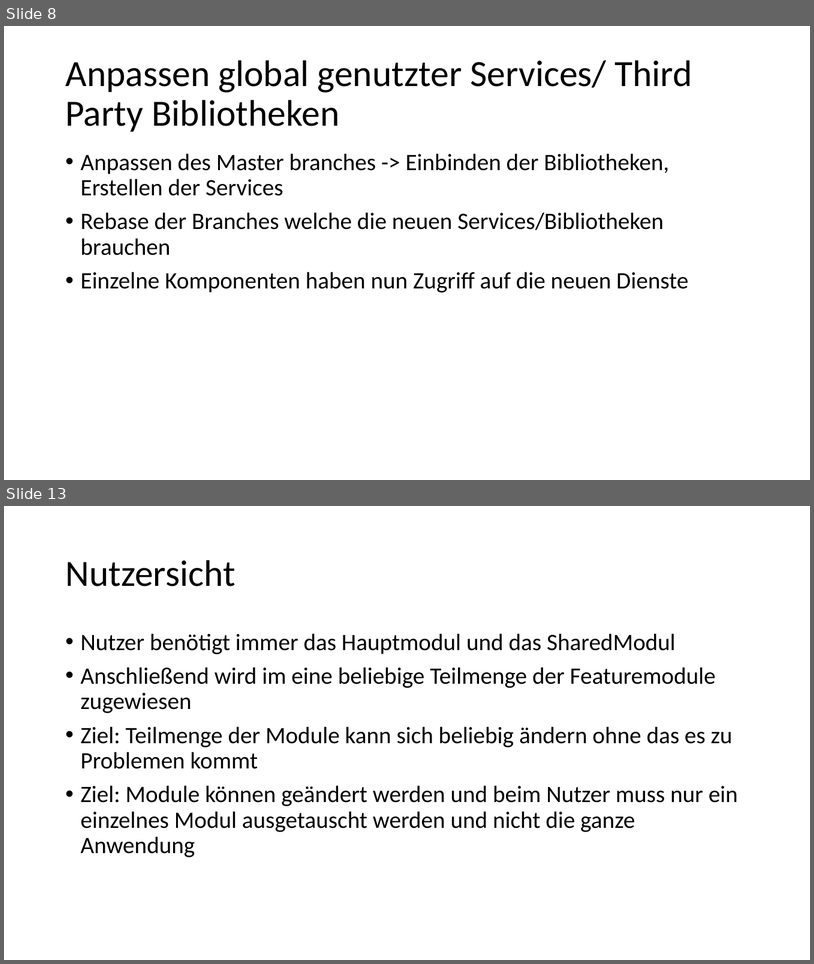
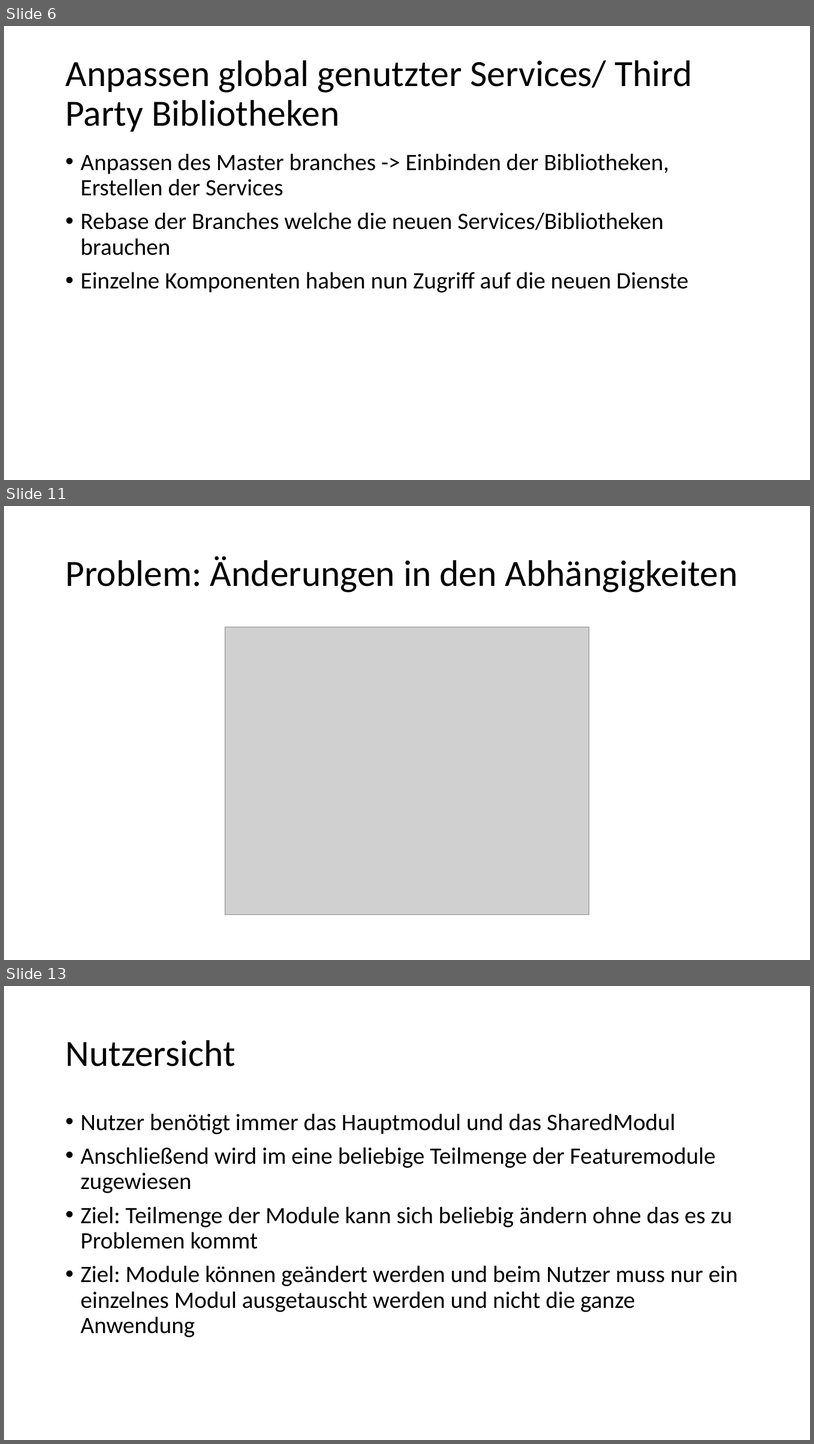
Before and after one commit to EnnoLohmann/AngularChunkReplacement, a slide deck: ChunkReplacement.pptx. Shown one above the other, each under a label of ours: slides 8 and 13 before the commit, slides 6, 11 and 13 after it; the slides between them are not shown. The pictures are 814x964 and 814x1444 pixels, drawn with LibreOffice and Linux fonts; fonts in the diff are those of the drawing; grey boxes stand for pictures. Boxes give left, top, right and bottom in pixels: in the first picture for what was removed or moved away, otherwise in the second. Text is boxed around its words. In the diff, an @@ line names an element or a change of style, - is before the commit and + after.

```diff
--- a/ChunkReplacement.pptx
+++ b/ChunkReplacement.pptx
@@ slide 11 added at (4, 506, 810, 960), background #FFFFFF @@
@@ title added at (65, 556, 738, 592), 44 pt, text #000000 @@
+Problem: Änderungen in den Abhängigkeiten
@@ picture added at (225, 627, 590, 915) @@
@@ what was slide 8 is now slide 6 @@
```
Also in this commit, not shown: 7 slides changed, 3 other slides added, 5 slides removed.
